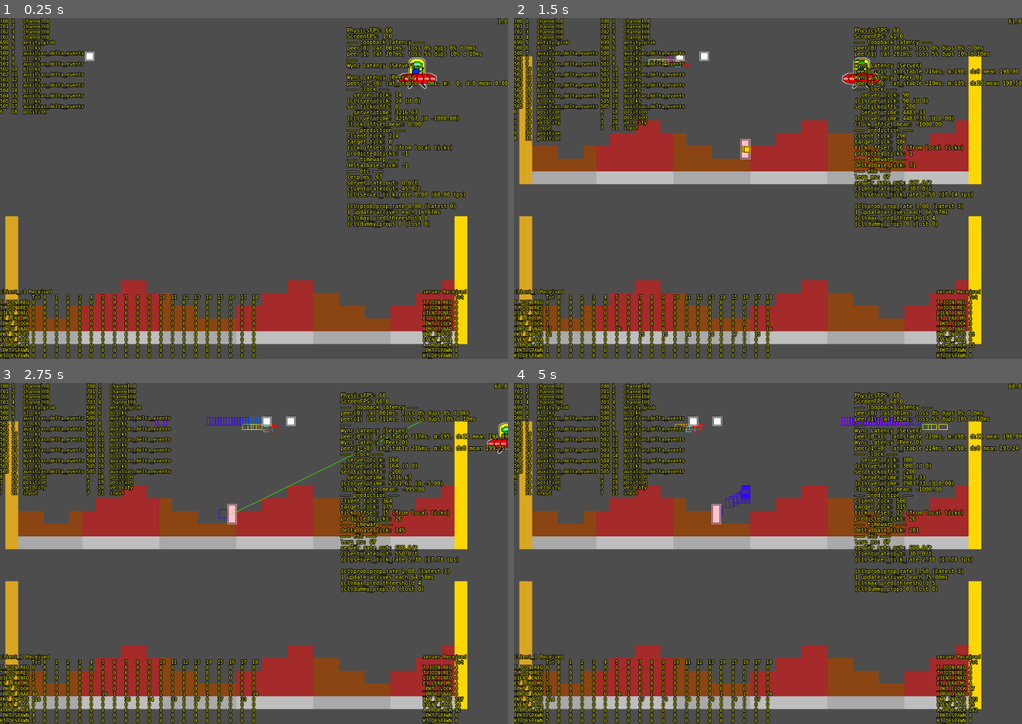
Above: before the commit, frames 1-4 (two rows, left to right).
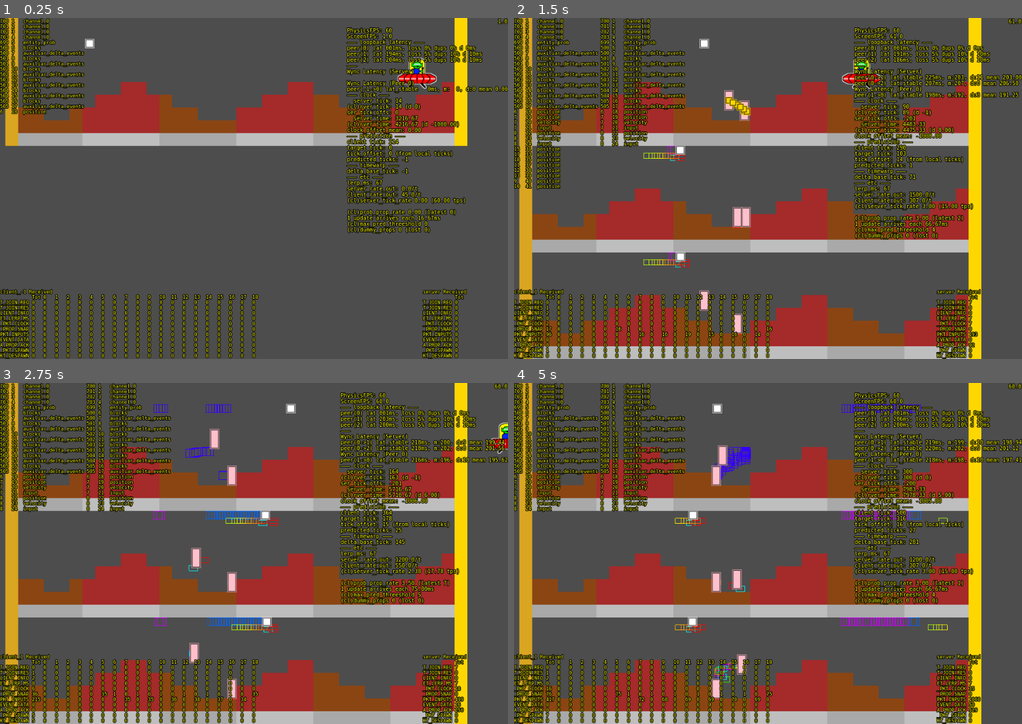
Above: after the commit, the same moments.

Repository: wync-netcode/wync-godot
Game: Godot game, scene res://demo_plat/demo_plat.tscn
Two runs of this game, one before a commit and one after it. Both use one fixed random seed, a clock stepped at 60 frames per second and the inputs below.
Inputs (mouse positions are in pixels of both pictures, inside the frame that each line leads up to):
- Up to frame 1 (0.25 s): no input
- Up to frame 2 (1.5 s): move the mouse to (879, 171) at 0.52 s; press the mouse at (879, 171) at 0.53 s; hold D (p1_right) 0.53-1.28 s; move the mouse to (666, 205) at 1.27 s; release the mouse at (666, 205) at 1.28 s; hold S (p1_down) from 1.28 s (still down); right-click (666, 205) at 1.35 s
- Up to frame 3 (2.75 s): move the mouse to (304, 478) at 2.02 s; release S (p1_down) at 2.03 s; hold D (p1_right) from 2.03 s (still down); hold Middle mouse button (p1_mouse3) from 2.03 s (still down)
- Up to frame 4 (5 s): move the mouse to (742, 621) at 2.77 s; release D (p1_right) at 2.78 s; release Middle mouse button (p1_mouse3) at 2.78 s; hold W (p1_up) 2.78-3.53 s; click (742, 621) at 2.85 s; move the mouse to (920, 604) at 3.52 s; hold Right mouse button (p1_mouse2) 3.53-4.28 s; hold A (p1_left) from 3.53 s (still down); move the mouse to (615, 502) at 4.27 s; tap Middle mouse button (p1_mouse3) at 4.35 s

The runs differ from the first frame. In frame 1, 27% of the frame differs, in the area x 1-100%, y 0-96%; in frame 2, 44%; in frame 3, 44%; in frame 4, 45%, in the area x 0-100%, y 0-100%.

Commit message:
feat: two clients

Diff:
--- a/demo_plat/demo_plat.tscn
+++ b/demo_plat/demo_plat.tscn
@@ -25,6 +25,13 @@
 script = ExtResource("3_jpy0n")
 
 [node name="Actors" type="Node" parent="Client"]
+
+[node name="Client2" type="Node2D" parent="."]
+unique_name_in_owner = true
+z_index = -10
+script = ExtResource("3_jpy0n")
+
+[node name="Actors" type="Node" parent="Client2"]
 
 [node name="DemoPlat" type="Node2D" parent="."]
 
--- a/demo_plat/plat_draw.gd
+++ b/demo_plat/plat_draw.gd
@@ -2,17 +2,16 @@
 
 
 static func draw_game(canvas: Node2D, gs: Plat.GameState):
-	if gs.net.is_client:
-		draw_block_grid(canvas, gs, gs.camera_offset)
-		pass
-	else:
-		draw_block_grid(canvas, gs, gs.camera_offset + Vector2(0, 300))
-	draw_box_trails(canvas, gs, gs.camera_offset)
-	draw_balls(canvas, gs, gs.camera_offset)
-	draw_players(canvas, gs, gs.camera_offset, not gs.net.is_client)
-	draw_rockets(canvas, gs, gs.camera_offset)
-	draw_ray_trails(canvas, gs, gs.camera_offset)
-	draw_particles(canvas, gs, gs.camera_offset)
+	var offset = gs.camera_offset
+	offset += Vector2(0, +200 * gs.net.io_peer.peer_id)
+
+	draw_block_grid(canvas, gs, offset)
+	draw_box_trails(canvas, gs, offset)
+	draw_balls(canvas, gs, offset)
+	draw_players(canvas, gs, offset, not gs.net.is_client)
+	draw_rockets(canvas, gs, offset)
+	draw_ray_trails(canvas, gs, offset)
+	draw_particles(canvas, gs, offset)
 
 
 static func draw_block_grid(canvas: Node2D, gs: Plat.GameState, offset: Vector2i):
--- a/demo_plat/plat_private.gd
+++ b/demo_plat/plat_private.gd
@@ -12,7 +12,7 @@
 	gs.rockets.resize(Plat.ROCKET_AMOUNT)
 	gs.camera_offset = Vector2i(
 		10,
-		(Plat.CHUNK_HEIGHT_BLOCKS + 3) * Plat.BLOCK_LENGTH_PIXELS,
+		(Plat.CHUNK_HEIGHT_BLOCKS + 0) * Plat.BLOCK_LENGTH_PIXELS,
 	)
 
 	# chunks
--- a/demo_plat/plat_public.gd
+++ b/demo_plat/plat_public.gd
@@ -507,11 +507,14 @@
 		int(Input.is_action_pressed("p1_right")) - int(Input.is_action_pressed("p1_left")),
 		int(Input.is_action_pressed("p1_down")) - int(Input.is_action_pressed("p1_up")),
 	)
-	#player.input.movement_dir = Vector2(signf(sin(Time.get_ticks_msec() / 100.0)), -1)
 	player.input.action1 = player.input.action1 || (Input.is_action_pressed("p1_mouse1") && on_frame)
 	player.input.action2 = player.input.action2 || (Input.is_action_pressed("p1_mouse2") && on_frame)
 	player.input.action3 = player.input.action3 || (Input.is_action_pressed("p1_mouse3") && on_frame)
 	player.input.aim = PlatUtils.SCREEN_CORD_TO_GRID_CORD(gs, node2d.get_global_mouse_position())
+
+	# debug random movement for extra players
+	if gs.net.io_peer.peer_id > 1:
+		player.input.movement_dir = Vector2(signf(sin(Time.get_ticks_msec() / 100.0)), -1)
 
 
 static func player_input_reset(_gs: Plat.GameState, player: Plat.Player):
--- a/demo_plat/plat_server.gd
+++ b/demo_plat/plat_server.gd
@@ -16,7 +16,7 @@
 	PlatPrivate.generate_world(gs)
 
 	PlatWync.setup_sync_for_all_chunks(gs)
-	var ball_actor_id = PlatPublic.spawn_ball_server(gs, PlatUtils.GRID_CORD(5, 10), Plat.BALL_BEHAVIOUR_LINE)
+	var ball_actor_id = PlatPublic.spawn_ball_server(gs, PlatUtils.GRID_CORD(5, 8), Plat.BALL_BEHAVIOUR_LINE)
 	PlatWync.setup_sync_for_ball_actor(gs, ball_actor_id)
 	#ball_actor_id = PlatPublic.spawn_ball_server(gs, PlatUtils.GRID_CORD(7, 7), Plat.BALL_BEHAVIOUR_SINE)
 	#PlatWync.setup_sync_for_ball_actor(gs, ball_actor_id)
--- a/demo_plat/plat_wync.gd
+++ b/demo_plat/plat_wync.gd
@@ -221,20 +221,25 @@
 		wctx, pos_prop_id, Plat.LERP_TYPE_VECTOR2
 	)
 
-	if wctx.common.is_client:
-
-		# setup extrapolation
-
-		WyncPropUtils.prop_enable_prediction(wctx, pos_prop_id)
-		WyncPropUtils.prop_enable_prediction(wctx, vel_prop_id)
-		WyncPropUtils.prop_enable_prediction(wctx, input_prop_id)
-		#WyncTrack.prop_set_predict(wctx, events_prop_id)
-
-	# it is server
-	else:
-		# time warp
+	# setup server timewarp
+	if !wctx.common.is_client:
 		WyncTimeWarp.prop_set_timewarpable(wctx, pos_prop_id)
 		WyncTimeWarp.prop_set_timewarpable(wctx, input_prop_id)
+
+
+static func setup_player_actor_prediction(
+	gs: Plat.GameState, entity_id: int):
+
+	var wctx = gs.wctx
+	var pos_prop_id   = WyncTrack.entity_get_prop_id(wctx, entity_id, "position")
+	var vel_prop_id   = WyncTrack.entity_get_prop_id(wctx, entity_id, "velocity")
+	var input_prop_id = WyncTrack.entity_get_prop_id(wctx, entity_id, "input")
+
+	# setup extrapolation
+
+	WyncPropUtils.prop_enable_prediction(wctx, pos_prop_id)
+	WyncPropUtils.prop_enable_prediction(wctx, vel_prop_id)
+	WyncPropUtils.prop_enable_prediction(wctx, input_prop_id)
 
 
 static func setup_sync_for_rocket_actor(gs: Plat.GameState, actor_id: int):
@@ -473,6 +478,11 @@
 			var actor_id = entity_id
 			var actor := PlatPublic.get_actor(gs, actor_id)
 			gs.i_control_player_id = actor.instance_id
+
+			# We can now start predicting the entity we own
+
+			PlatWync.setup_player_actor_prediction(gs, entity_id)
+
 			break
 
 
